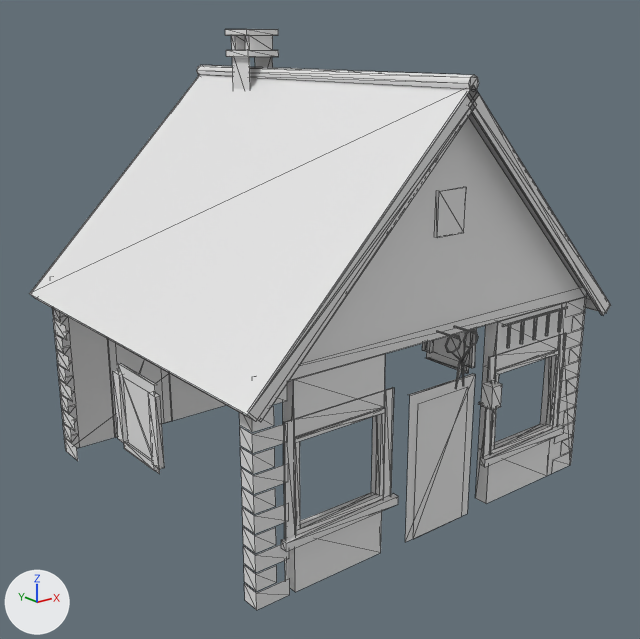
A saved change to the FBX model unity/Assets/EdS/Modeles/Batiments/maison1/mercerie_vallons.fbx.
Before and after are seen from a 50 mm lens placed at (-8.56, -10.87, 6.81), pointed at (-0.12, -0.31, 2.59). Every picture has the same lights, and +X, +Y and +Z are marked at lower left. The first picture is the older version. Mesh edges are drawn as thin lines. Where no turn or scale is listed for an object, it has been applied to the vertices. Vertices at exactly the same position are counted once.

The first picture shows 'mercerie_vallons'.
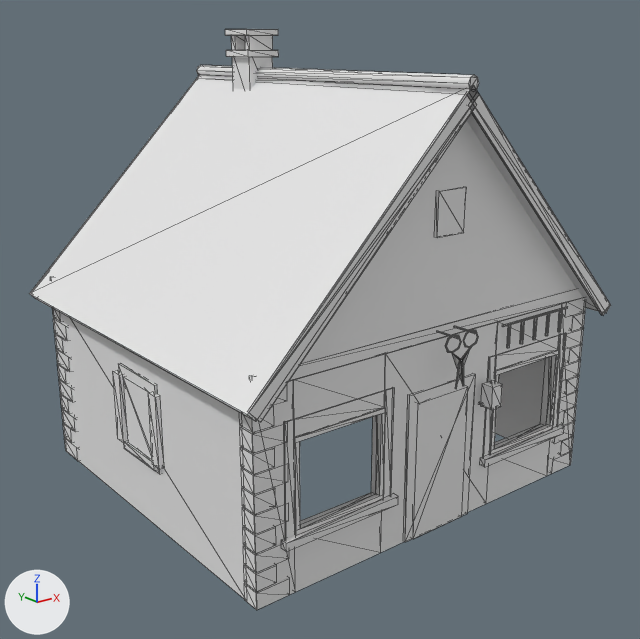
The change, as a list of edits to the scene's bpy script:
```text
Change me_mercerie_vallons:
    used by ob_mercerie_vallons; location = (0.0, 0.0, 0.0)
    remove me_mercerie_vallons.from_pydata(...)  # 841 vertices, 807 faces; spans x -3.47..3.47, y -3.29..3.2, z 0.0..7.0
    add me_mercerie_vallons.from_pydata(...)  # 974 vertices, 1260 faces; spans x -3.47..3.47, y -3.29..3.2, z 0.0..7.0
    me_mercerie_vallons part 1
    37 vertices are added at x -3.2..3.2, y -2.9..2.88, z 0.0..3.13
    44 new vertices lie (0.0, 0.26, 0.0) away from vertices in x -2.9..2.9, y -2.91, z 0.01..2.96
    22 new vertices lie (0.26, 0.0, 0.0) away from vertices in x -3.21, y 2.4..2.6, z 0.01..2.96
    22 new vertices lie (-0.26, 0.0, 0.0) away from vertices in x 3.21, y 2.4..2.6, z 0.01..2.96
    8 new vertices lie (0.0, -0.12, 0.0) away from vertices in x -2.12..1.9, y 2.93, z 0.0..2.15
    453 new faces join them
```

Changed parts and their boxes (x1, y1, x2, y2) in the pictures (640 x 639 px):
part 1 of me_mercerie_vallons, added: after (50, 57, 599, 599)
